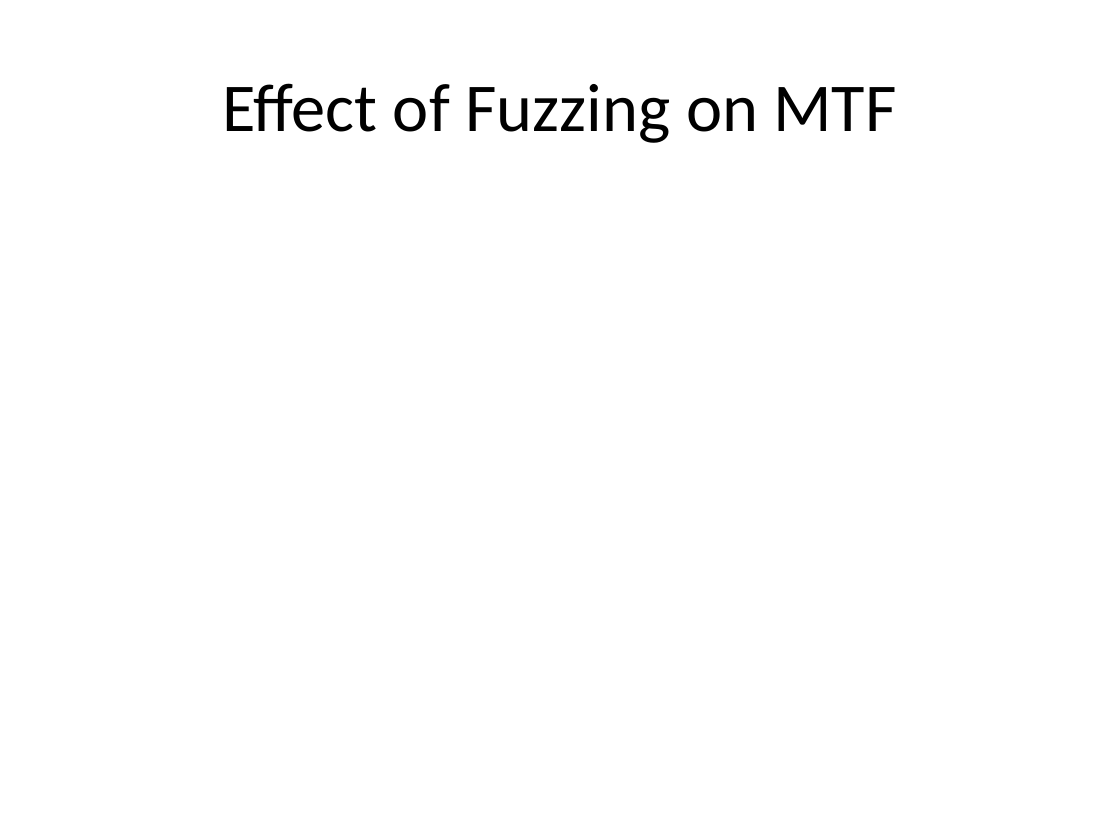
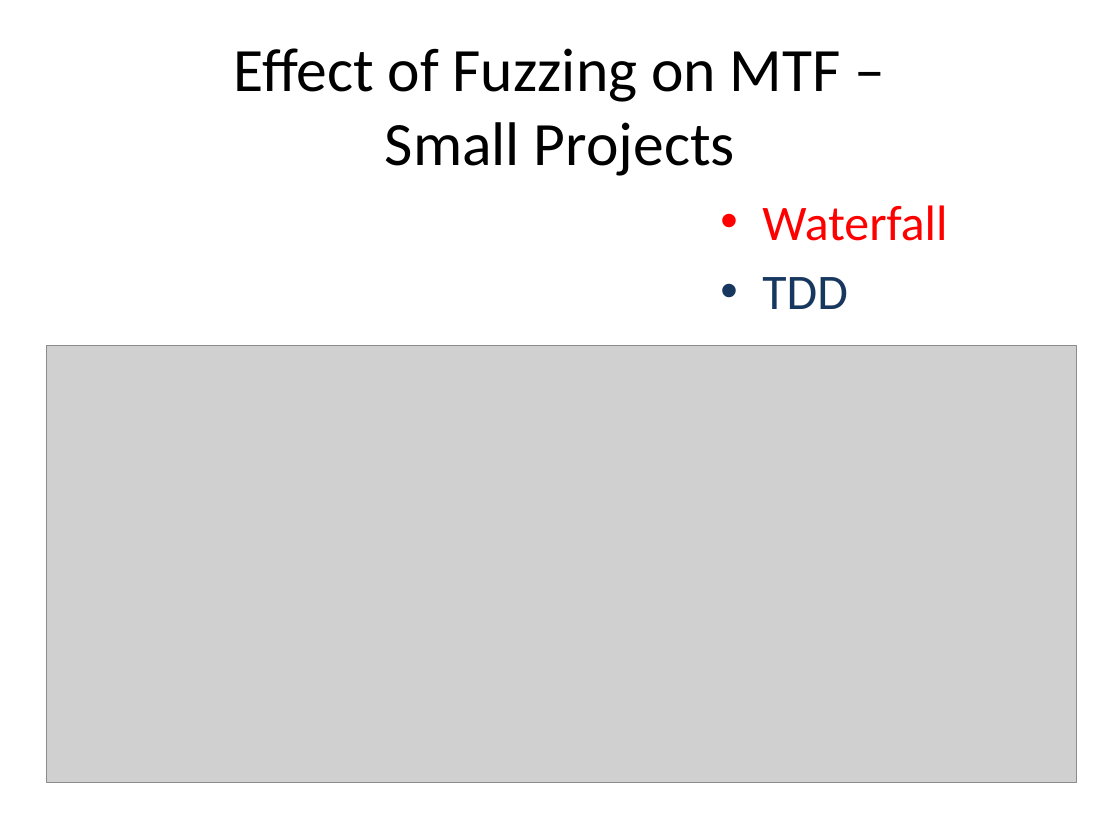
Before and after one commit to probablytom/fuzzi-moss-paper, a slide deck: slide 29 of Presentation.pptx (slide 25 before the commit). Drawn at 1120x840 pixels with LibreOffice and Linux fonts; fonts in the diff are those of the drawing; grey boxes stand for pictures. Boxes give left, top, right and bottom in pixels: in the first picture for what was removed or moved away, otherwise in the second. Text is boxed around its words. In the diff, an @@ line names an element or a change of style, - is before the commit and + after.

```diff
--- a/Presentation.pptx
+++ b/Presentation.pptx
@@ title at bbox=[234, 48, 841, 176]: text changed; size 44 to 39.6 pt @@
-Effect of Fuzzing on MTF
+Effect of Fuzzing on MTF –
+Small Projects
@@ text added at bbox=[762, 205, 947, 309], 32 pt, text #FF0000 @@
+• Waterfall
+• TDD
@@ picture added at bbox=[47, 345, 1077, 783] @@
```
Also in this commit, not shown: 10 other slides changed, 6 slides added, 1 slide removed.
